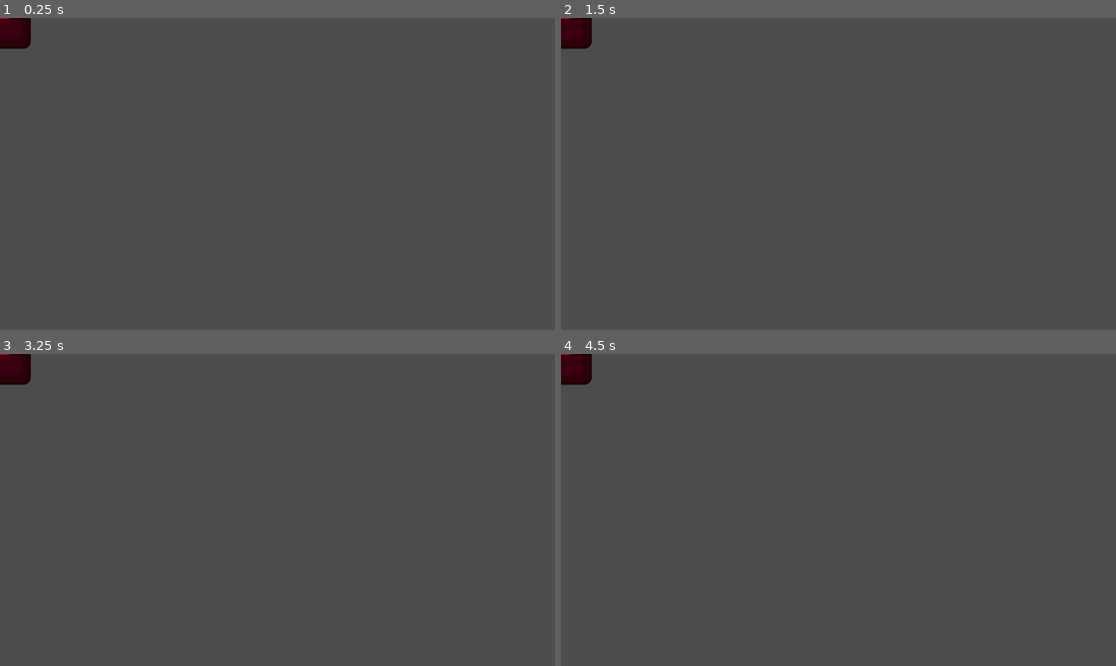
Above: before the commit, frames 1-4 (two rows, left to right).
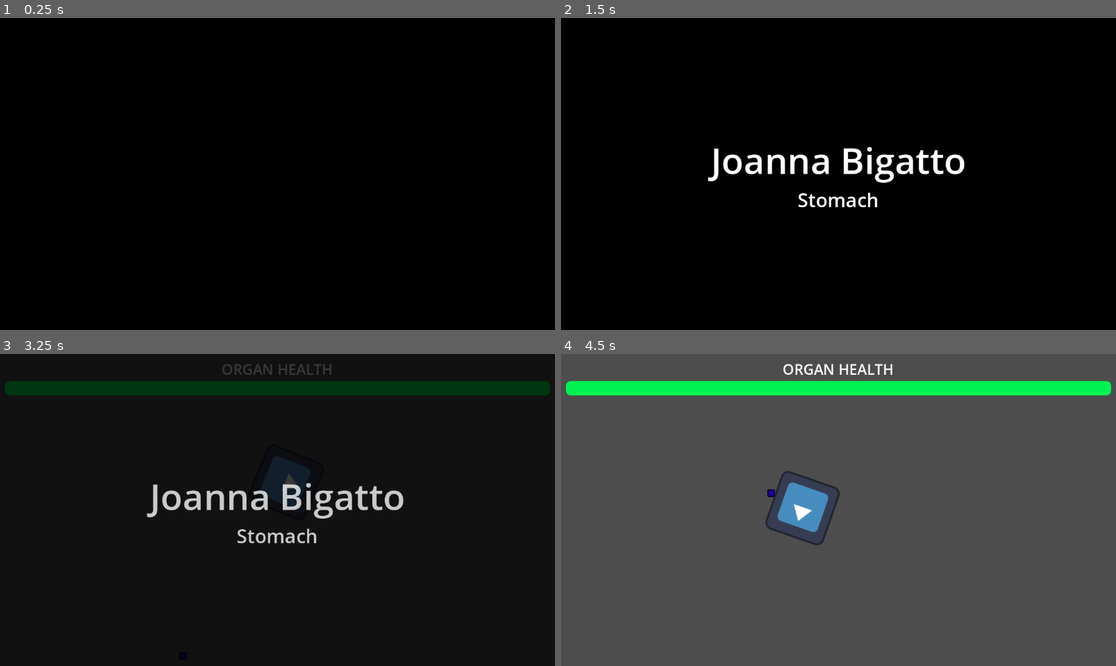
Above: after the commit, the same moments.

Repository: bgalerani94/godot-wild-jam-83
Game: Godot game, scene res://Prototypes/Scenes/test_scene.tscn
Same seed, same stepped clock (60 frames per second), same inputs: the game is played once before the commit and once after it. Before the commit the project starts from res://Prototypes/Scenes/enemy_test.tscn. The engine's default icon, where the game draws it, is replaced by a stand-in: a white triangle on a blue panel in a dark square.
Inputs (mouse positions are in pixels of both pictures, inside the frame that each line leads up to):
- Up to frame 1 (0.25 s): no input
- Up to frame 2 (1.5 s): tap Enter (ui_accept) at 0.5 s; move the mouse to (960, 158) at 0.52 s; hold D (move_right) 0.53-1.28 s; hold Enter (ui_accept) 0.53-1.28 s; move the mouse to (727, 189) at 1.27 s; hold S (move_down) from 1.28 s (still down); click (727, 189) at 1.35 s
- Up to frame 3 (3.25 s): tap Enter (ui_accept) at 1.52, 1.55, 1.82, 2, 3.02, 3.05 s; move the mouse to (333, 441) at 2.02 s; release S (move_down) at 2.03 s; hold D (move_right) 2.03-2.78 s; hold Enter (ui_accept) 2.03-2.78 s; move the mouse to (249, 572) at 2.77 s; hold W (move_up) from 2.78 s (still down); click (249, 572) at 2.85 s
- Up to frame 4 (4.5 s): tap Enter (ui_accept) at 3.32 s; move the mouse to (1005, 556) at 3.52 s; release W (move_up) at 3.53 s; hold Enter (ui_accept) 3.53-4.28 s; hold A (move_left) from 3.53 s (still down); move the mouse to (672, 463) at 4.27 s; click (672, 463) at 4.35 s

The runs differ from the first frame. In frame 1, 100% of the frame differs, in the area x 0-100%, y 0-100%; in frame 2, 100%; in frame 3, 100%; in frame 4, 6.8%.
Error before the commit: Invalid access to property or key 'global_position' on a base object of type 'null instance'. (res://Prototypes/Scripts/enemy_test.gd:10)

Commit message:
worked more on scene manager that loops over charcacter organ scenes and loops again

Diff:
--- a/Player/Scenes/Player.tscn
+++ b/Player/Scenes/Player.tscn
@@ -1,9 +1,10 @@
-[gd_scene load_steps=6 format=3 uid="uid://d0v87w777rvwn"]
+[gd_scene load_steps=7 format=3 uid="uid://d0v87w777rvwn"]
 
 [ext_resource type="Script" uid="uid://c7iqd5w8axmdj" path="res://Player/Scripts/player_movement.gd" id="1_0qu43"]
 [ext_resource type="Texture2D" uid="uid://doyano5al7886" path="res://icon.svg" id="1_4pdrp"]
 [ext_resource type="Script" uid="uid://b1q0hdyyhdrie" path="res://Player/Scenes/player_shoot.gd" id="3_hql3v"]
 [ext_resource type="PackedScene" uid="uid://bbdnb2eijfh6r" path="res://Bullets/Scenes/bullet.tscn" id="4_nk6jx"]
+[ext_resource type="PackedScene" uid="uid://bg8ukn42id1uc" path="res://Scenes/organ_damage_component.tscn" id="5_7jgbj"]
 
 [sub_resource type="RectangleShape2D" id="RectangleShape2D_0qu43"]
 size = Vector2(128, 129)
@@ -28,3 +29,5 @@
 process_callback = 0
 position_smoothing_enabled = true
 position_smoothing_speed = 3.0
+
+[node name="OrganDamageComponent" parent="." instance=ExtResource("5_7jgbj")]
--- a/Prototypes/Scenes/test_scene.tscn
+++ b/Prototypes/Scenes/test_scene.tscn
@@ -1,13 +1,7 @@
-[gd_scene load_steps=4 format=3 uid="uid://dwden86376upe"]
+[gd_scene load_steps=2 format=3 uid="uid://dwden86376upe"]
 
 [ext_resource type="PackedScene" uid="uid://d0v87w777rvwn" path="res://Player/Scenes/Player.tscn" id="1_smuaa"]
-[ext_resource type="PackedScene" uid="uid://dac6bdkanty6d" path="res://Scenes/liver.tscn" id="3_f7dfn"]
-[ext_resource type="PackedScene" uid="uid://bg8ukn42id1uc" path="res://Scenes/organ_damage_component.tscn" id="3_lfrlg"]
 
 [node name="TestScene" type="Node"]
 
 [node name="Player" parent="." instance=ExtResource("1_smuaa")]
-
-[node name="OrganDamageComponent" parent="Player" instance=ExtResource("3_lfrlg")]
-
-[node name="Liver" parent="." instance=ExtResource("3_f7dfn")]
--- a/Scenes/brain.tscn
+++ b/Scenes/brain.tscn
@@ -1,8 +1,11 @@
-[gd_scene load_steps=2 format=3 uid="uid://cxvkknt8mtrx7"]
+[gd_scene load_steps=3 format=3 uid="uid://cxvkknt8mtrx7"]
 
+[ext_resource type="Script" uid="uid://dc4ka32ge834c" path="res://Scripts/base_organ.gd" id="1_2go6t"]
 [ext_resource type="PackedScene" uid="uid://d3yrjrvr4aio3" path="res://Scenes/organ_health_component.tscn" id="1_x6dqy"]
 
-[node name="Brain" type="Node2D"]
+[node name="Brain" type="Node2D" node_paths=PackedStringArray("health_component")]
+script = ExtResource("1_2go6t")
+health_component = NodePath("OrganHealthComponent")
 
 [node name="OrganHealthComponent" parent="." instance=ExtResource("1_x6dqy")]
 max_health = 100.0
--- a/Scenes/heart.tscn
+++ b/Scenes/heart.tscn
@@ -1,8 +1,11 @@
-[gd_scene load_steps=2 format=3 uid="uid://durhgdf407srd"]
+[gd_scene load_steps=3 format=3 uid="uid://durhgdf407srd"]
 
 [ext_resource type="PackedScene" uid="uid://d3yrjrvr4aio3" path="res://Scenes/organ_health_component.tscn" id="1_452e1"]
+[ext_resource type="Script" uid="uid://dc4ka32ge834c" path="res://Scripts/base_organ.gd" id="1_v4aiu"]
 
-[node name="Heart" type="Node2D"]
+[node name="Heart" type="Node2D" node_paths=PackedStringArray("health_component")]
+script = ExtResource("1_v4aiu")
+health_component = NodePath("OrganHealthComponent")
 
 [node name="OrganHealthComponent" parent="." instance=ExtResource("1_452e1")]
 max_health = 100.0
--- a/Scenes/liver.tscn
+++ b/Scenes/liver.tscn
@@ -1,8 +1,11 @@
-[gd_scene load_steps=2 format=3 uid="uid://dac6bdkanty6d"]
+[gd_scene load_steps=3 format=3 uid="uid://dac6bdkanty6d"]
 
+[ext_resource type="Script" uid="uid://dc4ka32ge834c" path="res://Scripts/base_organ.gd" id="1_1re1y"]
 [ext_resource type="PackedScene" uid="uid://d3yrjrvr4aio3" path="res://Scenes/organ_health_component.tscn" id="1_s5wdm"]
 
-[node name="Liver" type="Node2D"]
+[node name="Liver" type="Node2D" node_paths=PackedStringArray("health_component")]
+script = ExtResource("1_1re1y")
+health_component = NodePath("OrganHealthComponent")
 
 [node name="OrganHealthComponent" parent="." instance=ExtResource("1_s5wdm")]
 max_health = 150.0
--- a/Scenes/lungs.tscn
+++ b/Scenes/lungs.tscn
@@ -1,8 +1,11 @@
-[gd_scene load_steps=2 format=3 uid="uid://c3irjyiaw4aji"]
+[gd_scene load_steps=3 format=3 uid="uid://c3irjyiaw4aji"]
 
 [ext_resource type="PackedScene" uid="uid://d3yrjrvr4aio3" path="res://Scenes/organ_health_component.tscn" id="1_3aqtv"]
+[ext_resource type="Script" uid="uid://dc4ka32ge834c" path="res://Scripts/base_organ.gd" id="1_ywf2v"]
 
-[node name="lungs" type="Node2D"]
+[node name="lungs" type="Node2D" node_paths=PackedStringArray("health_component")]
+script = ExtResource("1_ywf2v")
+health_component = NodePath("OrganHealthComponent")
 
 [node name="OrganHealthComponent" parent="." instance=ExtResource("1_3aqtv")]
 max_health = 100.0
--- a/Scenes/organ_damage_component.tscn
+++ b/Scenes/organ_damage_component.tscn
@@ -4,3 +4,4 @@
 
 [node name="OrganDamageComponent" type="Node"]
 script = ExtResource("1_on4is")
+damage_rate = 100.0
--- a/Scenes/stomach.tscn
+++ b/Scenes/stomach.tscn
@@ -1,8 +1,11 @@
-[gd_scene load_steps=2 format=3 uid="uid://dw5g4dr50s4my"]
+[gd_scene load_steps=3 format=3 uid="uid://dw5g4dr50s4my"]
 
 [ext_resource type="PackedScene" uid="uid://d3yrjrvr4aio3" path="res://Scenes/organ_health_component.tscn" id="1_3uon5"]
+[ext_resource type="Script" uid="uid://dc4ka32ge834c" path="res://Scripts/base_organ.gd" id="1_tckbj"]
 
-[node name="Stomach" type="Node2D"]
+[node name="Stomach" type="Node2D" node_paths=PackedStringArray("health_component")]
+script = ExtResource("1_tckbj")
+health_component = NodePath("OrganHealthComponent")
 
 [node name="OrganHealthComponent" parent="." instance=ExtResource("1_3uon5")]
 max_health = 100.0
--- /dev/null
+++ b/Scripts/base_organ.gd
@@ -0,0 +1,7 @@
+class_name BaseOrgan
+extends Node2D
+
+@export var health_component : OrganComponent
+
+func get_health_component():
+	return health_component
--- a/Scripts/game_manager.gd
+++ b/Scripts/game_manager.gd
@@ -3,6 +3,29 @@
 
 var character_name : String
 var current_organ : String
+
+enum GameState {PLAYING, TRANSITION}
+var current_state : GameState = GameState.TRANSITION
+
+const STOMACH = preload("res://Scenes/stomach.tscn")
+const LIVER = preload("res://Scenes/liver.tscn")
+const LUNGS = preload("res://Scenes/lungs.tscn")
+const HEART = preload("res://Scenes/heart.tscn")
+const BRAIN = preload("res://Scenes/brain.tscn")
+
+var current_organ_instance = null
+var organ_health_component : OrganComponent = null
+var player : CharacterBody2D
+var damage_component : DamageComponent
+
+signal level_loaded
+
+func _ready():
+	player = get_tree().get_first_node_in_group("Player")
+	damage_component = player.get_node("OrganDamageComponent")
+	generate_character_info()
+	load_level()
+	load_transition_scene()
 
 
 # Função de gerar personagem
@@ -19,6 +42,55 @@
 	if updated_screen.has_method("play_transition"):
 		updated_screen.play_transition(character_name, current_organ)
 
+# Função para obter nome correto do orgão
+func get_organ_scene(_organ_name : String):
+	match _organ_name.to_lower():
+		"stomach":
+			return STOMACH
+		"liver":
+			return LIVER
+		"lungs":
+			return LUNGS
+		"heart":
+			return HEART
+		"brain":
+			return BRAIN
+
 #Instancia cena do orgão atual
-func load_level(organ_scene_name : String):
-	organ_scene_name = str(CharacterGenerator.organs[CharacterGenerator.current_organ_index])
+func load_level():
+	var organ_name = str(CharacterGenerator.organs[CharacterGenerator.current_organ_index])
+	var organ_scene = get_organ_scene(organ_name)
+	current_organ = organ_name
+
+	# Checa se há um orgão já carregado e deleta antes de instanciar outro
+	if current_organ_instance:
+		if organ_health_component.has_signal("health_depleted"):
+			organ_health_component.health_depleted.disconnect(_on_organ_health_depleted)
+		current_organ_instance.queue_free()
+
+# Instancia nova cena de orgão
+	current_organ_instance = organ_scene.instantiate()
+	if current_organ_instance.has_method("get_health_component"):
+		organ_health_component = current_organ_instance.get_health_component()
+
+	add_child(current_organ_instance)
+	if organ_health_component.has_signal("health_depleted"):
+		organ_health_component.health_depleted.connect(_on_organ_health_depleted)
+	level_loaded.emit()
+
+func _on_organ_health_depleted():
+	damage_component.disable_input()
+	current_state = GameState.TRANSITION
+
+	CharacterGenerator.current_organ_index += 1
+
+	if CharacterGenerator.current_organ_index >= CharacterGenerator.organs.size():
+		CharacterGenerator.completed_character.append(character_name)
+		print(CharacterGenerator.completed_character)
+		CharacterGenerator.current_organ_index = 0
+		generate_character_info()
+		load_level()
+		load_transition_scene()
+	else:
+		load_level()
+		load_transition_scene()
--- a/Scripts/organ_component.gd
+++ b/Scripts/organ_component.gd
@@ -18,6 +18,7 @@
 	update_display()
 	if health <= 0:
 		health = 0
+		print("Oh FUCK IM DEAD")
 		health_depleted.emit()
 
 func update_display():
--- a/Scripts/organ_damage_component.gd
+++ b/Scripts/organ_damage_component.gd
@@ -1,16 +1,36 @@
+class_name DamageComponent
 extends Node
 
 @export var damage_rate : float = 1.75
-
+var can_damage : bool = false
 var organ_to_damage : Node
 
 func _ready():
-	organ_to_damage = get_tree().get_first_node_in_group("Organ Health")
+	SceneManager.level_loaded.connect(get_new_target)
+	get_new_target()
 
 func _process(delta):
-	if Input.is_action_pressed("ui_accept"):
+	if Input.is_action_pressed("ui_accept") and can_damage and SceneManager.current_state == SceneManager.GameState.PLAYING:
 		deal_damage(delta)
 
 func deal_damage(delta):
-	if organ_to_damage.has_method("deplete_health"):
+	if is_instance_valid(organ_to_damage) and organ_to_damage.has_method("deplete_health"):
 		organ_to_damage.deplete_health(damage_rate * delta)
+	else:
+		disable_input()
+		get_new_target()
+
+
+func get_new_target():
+	disable_input()
+	if organ_to_damage:
+		organ_to_damage = null
+	await get_tree().create_timer(0.2).timeout
+	organ_to_damage = get_tree().get_first_node_in_group("Organ Health")
+	enable_input()
+
+func enable_input():
+	can_damage = true
+
+func disable_input():
+	can_damage = false
--- a/UI/Scenes/transition_screen.tscn
+++ b/UI/Scenes/transition_screen.tscn
@@ -1,9 +1,76 @@
-[gd_scene load_steps=5 format=3 uid="uid://b4k81toek3w6u"]
+[gd_scene load_steps=6 format=3 uid="uid://b4k81toek3w6u"]
 
 [ext_resource type="Script" uid="uid://640qvrm43pkb" path="res://UI/Scripts/transition_screen.gd" id="1_r6kmi"]
 
+[sub_resource type="Animation" id="Animation_jgp0j"]
+length = 0.001
+tracks/0/type = "value"
+tracks/0/imported = false
+tracks/0/enabled = true
+tracks/0/path = NodePath("CenterContainer/VBoxContainer/CharacterName:theme_override_colors/font_color")
+tracks/0/interp = 1
+tracks/0/loop_wrap = true
+tracks/0/keys = {
+"times": PackedFloat32Array(0),
+"transitions": PackedFloat32Array(1),
+"update": 0,
+"values": [Color(1, 1, 1, 0)]
+}
+tracks/1/type = "value"
+tracks/1/imported = false
+tracks/1/enabled = true
+tracks/1/path = NodePath("CenterContainer/VBoxContainer/OrganName:theme_override_colors/font_color")
+tracks/1/interp = 1
+tracks/1/loop_wrap = true
+tracks/1/keys = {
+"times": PackedFloat32Array(0),
+"transitions": PackedFloat32Array(1),
+"update": 0,
+"values": [Color(0, 0, 0, 0)]
+}
+tracks/2/type = "value"
+tracks/2/imported = false
+tracks/2/enabled = true
+tracks/2/path = NodePath("BackgroundColor:color")
+tracks/2/interp = 1
+tracks/2/loop_wrap = true
+tracks/2/keys = {
+"times": PackedFloat32Array(0),
+"transitions": PackedFloat32Array(1),
+"update": 0,
+"values": [Color(0, 0, 0, 1)]
+}
+
 [sub_resource type="Animation" id="Animation_r6kmi"]
 resource_name = "fade_in"
+tracks/0/type = "value"
+tracks/0/imported = false
+tracks/0/enabled = true
+tracks/0/path = NodePath("CenterContainer/VBoxContainer/CharacterName:theme_override_colors/font_color")
+tracks/0/interp = 1
+tracks/0/loop_wrap = true
+tracks/0/keys = {
+"times": PackedFloat32Array(0.3, 0.99),
+"transitions": PackedFloat32Array(1, 1),
+"update": 0,
+"values": [Color(1, 1, 1, 0), Color(1, 1, 1, 1)]
+}
+tracks/1/type = "value"
+tracks/1/imported = false
+tracks/1/enabled = true
+tracks/1/path = NodePath("CenterContainer/VBoxContainer/OrganName:theme_override_colors/font_color")
+tracks/1/interp = 1
+tracks/1/loop_wrap = true
+tracks/1/keys = {
+"times": PackedFloat32Array(0.3, 1),
+"transitions": PackedFloat32Array(1, 1),
+"update": 0,
+"values": [Color(0, 0, 0, 0), Color(1, 1, 1, 1)]
+}
+
+[sub_resource type="Animation" id="Animation_gj8c0"]
+resource_name = "fade_out"
+length = 1.5
 tracks/0/type = "value"
 tracks/0/imported = false
 tracks/0/enabled = true
@@ -11,10 +78,10 @@
 tracks/0/interp = 1
 tracks/0/loop_wrap = true
 tracks/0/keys = {
-"times": PackedFloat32Array(0, 0.533333),
+"times": PackedFloat32Array(0, 0.966667),
 "transitions": PackedFloat32Array(1, 1),
 "update": 0,
-"values": [Color(0, 0, 0, 0), Color(0, 0, 0, 1)]
+"values": [Color(0, 0, 0, 1), Color(0, 0, 0, 0)]
 }
 tracks/1/type = "value"
 tracks/1/imported = false
@@ -23,10 +90,10 @@
 tracks/1/interp = 1
 tracks/1/loop_wrap = true
 tracks/1/keys = {
-"times": PackedFloat32Array(0.3, 0.99),
+"times": PackedFloat32Array(0, 0.966667),
 "transitions": PackedFloat32Array(1, 1),
 "update": 0,
-"values": [Color(1, 1, 1, 0), Color(1, 1, 1, 1)]
+"values": [Color(1, 1, 1, 1), Color(1, 1, 1, 0)]
 }
 tracks/2/type = "value"
 tracks/2/imported = false
@@ -35,59 +102,34 @@
 tracks/2/interp = 1
 tracks/2/loop_wrap = true
 tracks/2/keys = {
-"times": PackedFloat32Array(0.3, 1),
+"times": PackedFloat32Array(0, 0.966667),
 "transitions": PackedFloat32Array(1, 1),
 "update": 0,
-"values": [Color(0, 0, 0, 0), Color(1, 1, 1, 1)]
+"values": [Color(1, 1, 1, 1), Color(1, 1, 1, 0)]
 }
-
-[sub_resource type="Animation" id="Animation_jgp0j"]
-length = 0.001
-tracks/0/type = "value"
-tracks/0/imported = false
-tracks/0/enabled = true
-tracks/0/path = NodePath("BackgroundColor:color")
-tracks/0/interp = 1
-tracks/0/loop_wrap = true
-tracks/0/keys = {
-"times": PackedFloat32Array(0),
+tracks/3/type = "method"
+tracks/3/imported = false
+tracks/3/enabled = true
+tracks/3/path = NodePath(".")
+tracks/3/interp = 1
+tracks/3/loop_wrap = true
+tracks/3/keys = {
+"times": PackedFloat32Array(1.5),
 "transitions": PackedFloat32Array(1),
-"update": 0,
-"values": [Color(0, 0, 0, 1)]
-}
-tracks/1/type = "value"
-tracks/1/imported = false
-tracks/1/enabled = true
-tracks/1/path = NodePath("CenterContainer/VBoxContainer/CharacterName:theme_override_colors/font_color")
-tracks/1/interp = 1
-tracks/1/loop_wrap = true
-tracks/1/keys = {
-"times": PackedFloat32Array(0),
-"transitions": PackedFloat32Array(1),
-"update": 0,
-"values": [Color(1, 1, 1, 0)]
-}
-tracks/2/type = "value"
-tracks/2/imported = false
-tracks/2/enabled = true
-tracks/2/path = NodePath("CenterContainer/VBoxContainer/OrganName:theme_override_colors/font_color")
-tracks/2/interp = 1
-tracks/2/loop_wrap = true
-tracks/2/keys = {
-"times": PackedFloat32Array(0),
-"transitions": PackedFloat32Array(1),
-"update": 0,
-"values": [Color(0, 0, 0, 0)]
+"values": [{
+"args": [],
+"method": &"queue_free"
+}]
 }
 
 [sub_resource type="AnimationLibrary" id="AnimationLibrary_gj8c0"]
 _data = {
 &"RESET": SubResource("Animation_jgp0j"),
-&"fade_in": SubResource("Animation_r6kmi")
+&"fade_in": SubResource("Animation_r6kmi"),
+&"fade_out": SubResource("Animation_gj8c0")
 }
 
 [node name="TransitionScreen" type="CanvasLayer"]
-visible = false
 script = ExtResource("1_r6kmi")
 
 [node name="BackgroundColor" type="ColorRect" parent="."]
--- a/UI/Scripts/transition_screen.gd
+++ b/UI/Scripts/transition_screen.gd
@@ -9,3 +9,8 @@
 	organ_label.text = new_organ
 	visible = true
 	animation_player.play("fade_in")
+	await get_tree().create_timer(3).timeout
+	animation_player.play("fade_out")
+	await animation_player.animation_finished
+
+	SceneManager.current_state = SceneManager.GameState.PLAYING
--- a/project.godot
+++ b/project.godot
@@ -11,13 +11,14 @@
 [application]
 
 config/name="godot-wild-jam-83"
-run/main_scene="uid://cp24c44wycqgj"
+run/main_scene="uid://dwden86376upe"
 config/features=PackedStringArray("4.4", "Forward Plus")
 config/icon="res://icon.svg"
 
 [autoload]
 
 CharacterGenerator="*res://Scripts/character_generator.gd"
+SceneManager="*res://Scripts/game_manager.gd"
 
 [dotnet]
 
Not shown, added: Scripts/base_organ.gd.uid
